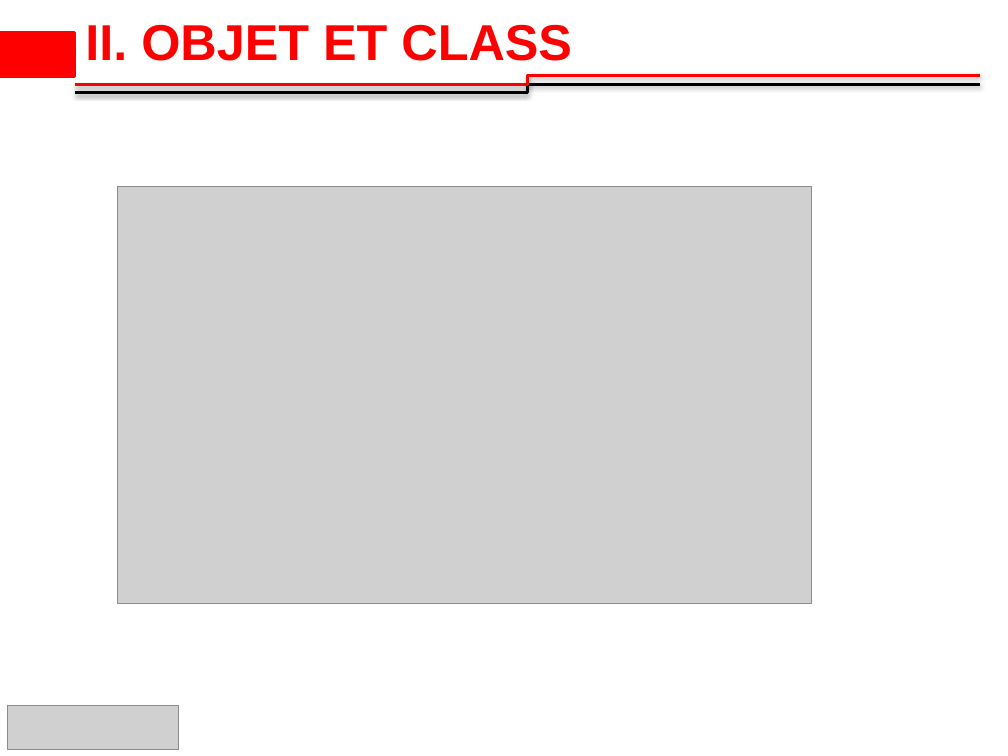
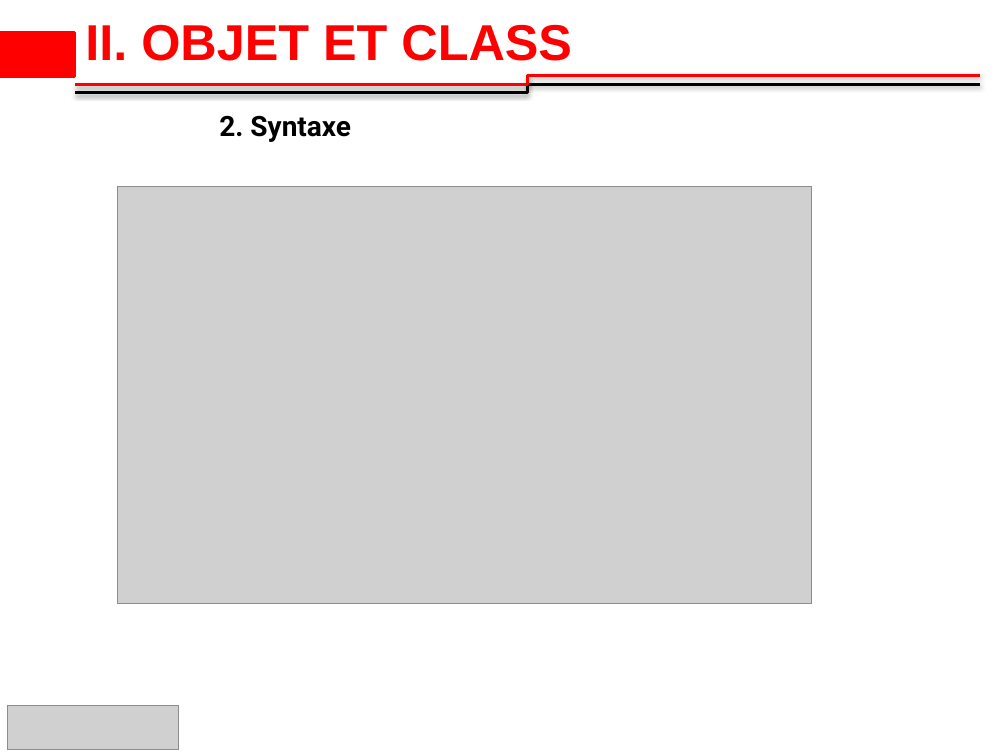
Before and after one commit to 2losky/Poo_Java, a slide deck: slide 8 of java-oop latest.pptx. Drawn at 1008x756 pixels with LibreOffice and Linux fonts; fonts in the diff are those of the drawing; grey boxes stand for pictures; background and template pictures are left out. Boxes give left, top, right and bottom in pixels: in the first picture for what was removed or moved away, otherwise in the second. Text is boxed around its words. In the diff, an @@ line names an element or a change of style, - is before the commit and + after.

Commit message:
objet et classe

```diff
--- a/java-oop latest.pptx
+++ b/java-oop latest.pptx
@@ text added at (219,115,351,142), 20 pt, text #000000, bold @@
+2. Syntaxe
```
Also in this commit, not shown: 2 other slides changed.
